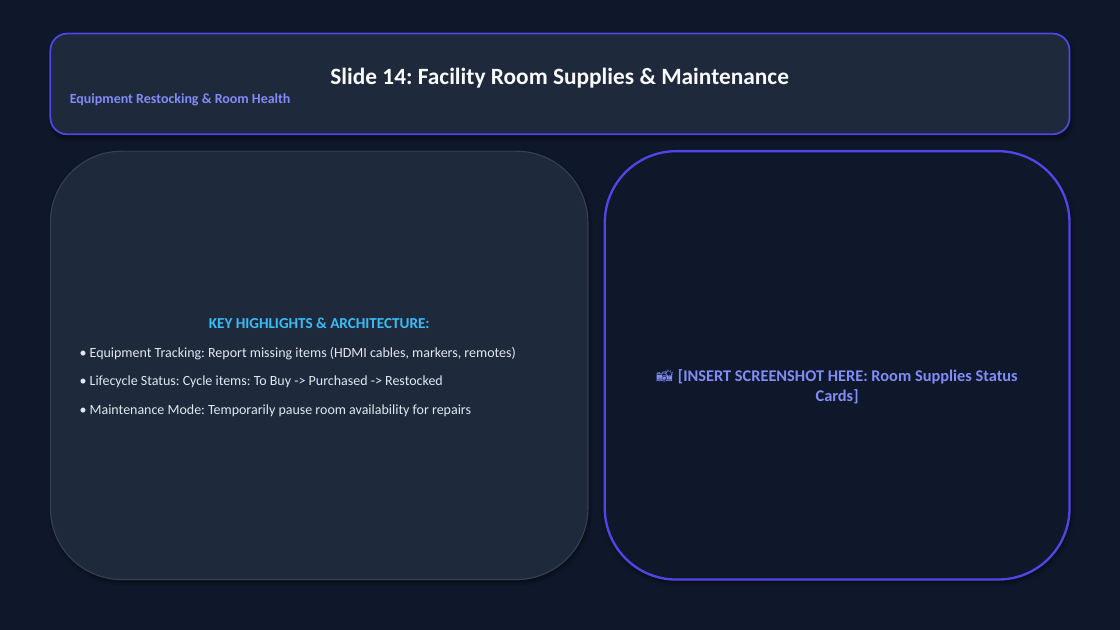
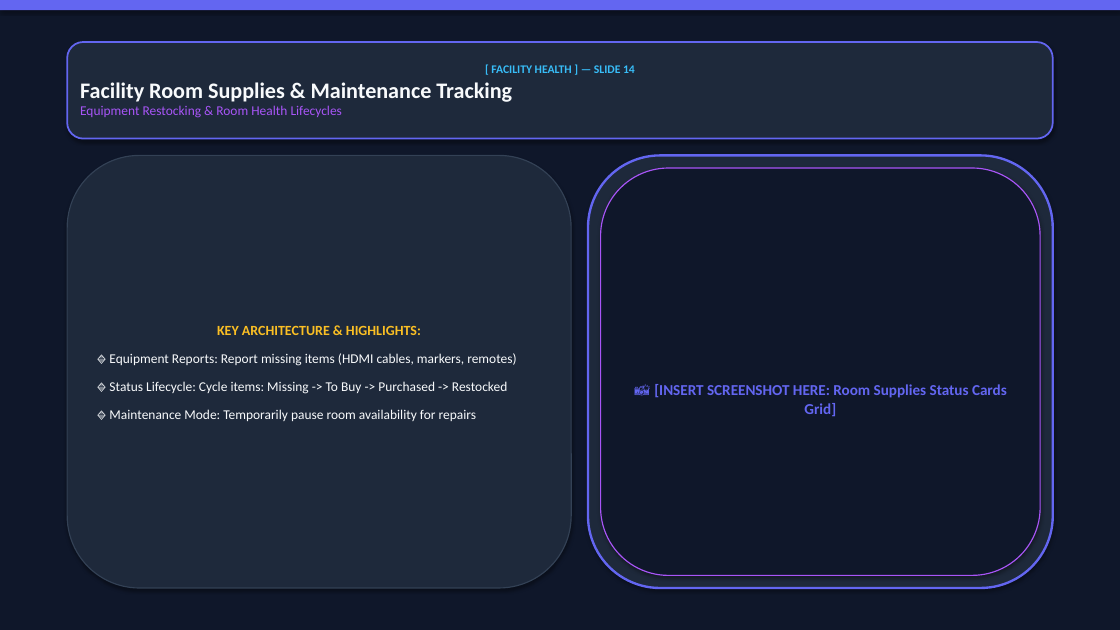
Before and after one commit to VishalMishraCSE/meeting-room-booking-system, a slide deck: slide 14 of document/PRESENTATION_DECK_SLIDES.pptx. Drawn at 1120x630 pixels with LibreOffice and Linux fonts; fonts in the diff are those of the drawing. Boxes give left, top, right and bottom in pixels: in the first picture for what was removed or moved away, otherwise in the second. Text is boxed around its words. In the diff, an @@ line names an element or a change of style, - is before the commit and + after.

Commit message:
design: redesign PowerPoint presentation deck with stunning multi-layered dark theme, glassmorphic card containers, and category tag pills

```diff
--- a/document/PRESENTATION_DECK_SLIDES.pptx
+++ b/document/PRESENTATION_DECK_SLIDES.pptx
@@ rectangle added at box(0, 0, 1120, 10), fill #6366F1 @@
@@ rounded rectangle "[ FACILITY HEALTH ] — ...": place and size @@
-rounded rectangle "[ FACILITY HEALTH ] — ..." at box(50, 34, 1070, 134)
+rounded rectangle "[ FACILITY HEALTH ] — ..." at box(67, 42, 1053, 139)
@@ rounded rectangle "[ FACILITY HEALTH ] — ..." at box(67, 42, 1053, 139): outline #4F46E5 1.5 pt to #6366F1 1.5 pt @@
@@ text in rounded rectangle at box(80, 65, 635, 118): text changed; size 20 to 19 pt @@
-Slide 14: Facility Room Supplies & Maintenance
-Equipment Restocking & Room Health
+[ FACILITY HEALTH ] — SLIDE 14
+Facility Room Supplies & Maintenance Tracking
+Equipment Restocking & Room Health Lifecycles
@@ rounded rectangle "KEY ARCHITECTURE & HIGHLIGHTS:": place and size @@
-rounded rectangle "KEY ARCHITECTURE & HIGHLIGHTS:" at box(50, 151, 588, 580)
+rounded rectangle "KEY ARCHITECTURE & HIGHLIGHTS:" at box(67, 155, 571, 588)
@@ rounded rectangle added at box(588, 155, 1053, 588), fill #1E293B, outline #6366F1 2 pt @@
@@ rounded rectangle "📸 [INSERT SCREENSHOT HERE: Room ...": place and size @@
-rounded rectangle "📸 [INSERT SCREENSHOT HERE: Room ..." at box(605, 151, 1070, 580)
+rounded rectangle "📸 [INSERT SCREENSHOT HERE: Room ..." at box(601, 168, 1040, 576)
@@ rounded rectangle "📸 [INSERT SCREENSHOT HERE: Room ..." at box(601, 168, 1040, 576): outline #4F46E5 2 pt to #A855F7 1 pt @@
@@ text in rounded rectangle at box(109, 326, 516, 421): text changed; size 12 to 11.5 pt; text colour #E2E8F0 to #F8FAFC @@
-KEY HIGHLIGHTS & ARCHITECTURE:
-• Equipment Tracking: Report missing items (HDMI cables, markers, remotes)
-• Lifecycle Status: Cycle items: To Buy -> Purchased -> Restocked
-• Maintenance Mode: Temporarily pause room availability for repairs
+KEY ARCHITECTURE & HIGHLIGHTS:
+🔹 Equipment Reports: Report missing items (HDMI cables, markers, remotes)
+🔹 Status Lifecycle: Cycle items: Missing -> To Buy -> Purchased -> Restocked
+🔹 Maintenance Mode: Temporarily pause room availability for repairs
@@ text in rounded rectangle at box(654, 384, 1007, 417): text changed; size 14 to 13 pt; text colour #818CF8 to #6366F1 @@
-📸 [INSERT SCREENSHOT HERE: Room Supplies Status Cards]
+📸 [INSERT SCREENSHOT HERE: Room Supplies Status Cards Grid]
```
Also in this commit, not shown: 16 other slides changed, 1 slide added, 1 slide removed, 1 other file.
